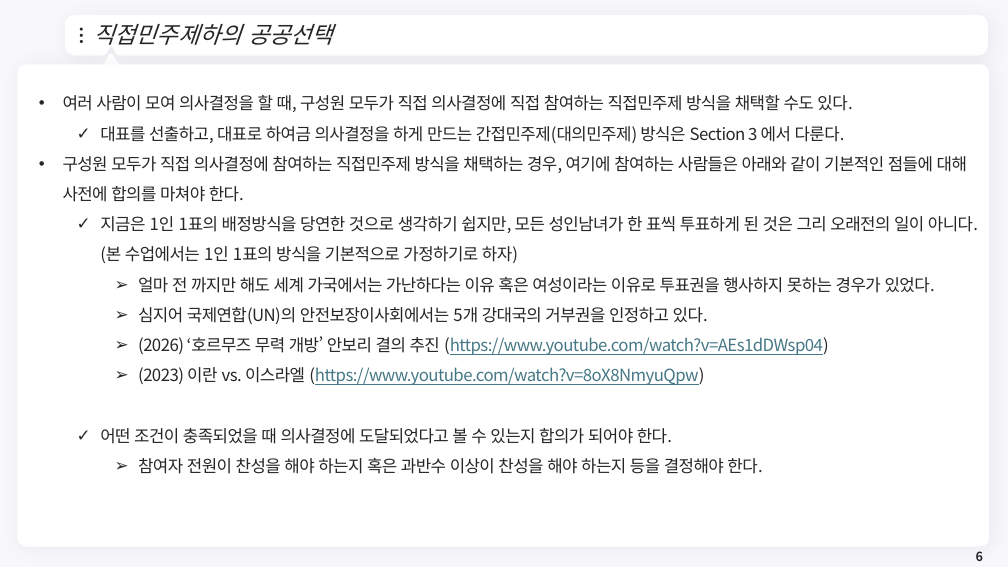
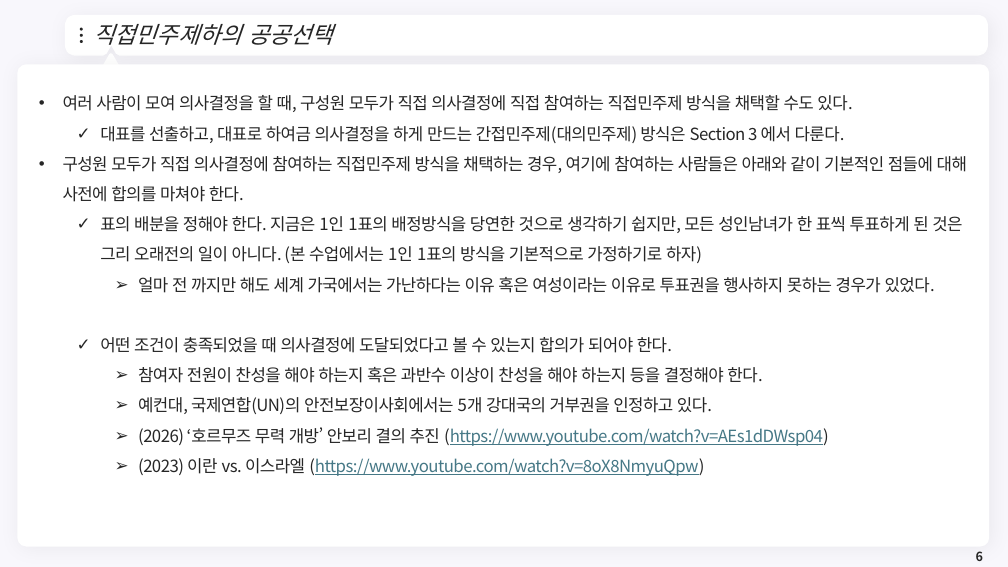
Before and after one commit to meandthey/Teaching, a slide deck: slide 6 of 재정학/01_Lectures/재정학_Chapter_5.pptx. Drawn at 1008x567 pixels with LibreOffice and Linux fonts; fonts in the diff are those of the drawing; background and template pictures are left out. Boxes give left, top, right and bottom in pixels: in the first picture for what was removed or moved away, otherwise in the second. Text is boxed around its words. In the diff, an @@ line names an element or a change of style, - is before the commit and + after.

```diff
--- a/재정학/01_Lectures/재정학_Chapter_5.pptx
+++ b/재정학/01_Lectures/재정학_Chapter_5.pptx
@@ text at <box>100,216,962,263</box>: text changed @@
-  ✓ 지금은 1인 1표의 배정방식을 당연한 것으로 생각하기 쉽지만, 모든 성인남녀가 한 표씩 투표하게 된 것은 그리 오래전의 일이 아니다. (본 수업에서는 1인 1표의 방식을 기본적으로 가정하기로 하자)
+  ✓ 표의 배분을 정해야 한다. 지금은 1인 1표의 배정방식을 당연한 것으로 생각하기 쉽지만, 모든 성인남녀가 한 표씩 투표하게 된 것은 그리 오래전의 일이 아니다. (본 수업에서는 1인 1표의 방식을 기본적으로 가정하기로 하자)
@@ text at <box>100,337,762,414</box>: text changed @@
-    ➢ 심지어 국제연합(UN)의 안전보장이사회에서는 5개 강대국의 거부권을 인정하고 있다.
+  ✓ 어떤 조건이 충족되었을 때 의사결정에 도달되었다고 볼 수 있는지 합의가 되어야 한다.
+    ➢ 참여자 전원이 찬성을 해야 하는지 혹은 과반수 이상이 찬성을 해야 하는지 등을 결정해야 한다.
+    ➢ 예컨대, 국제연합(UN)의 안전보장이사회에서는 5개 강대국의 거부권을 인정하고 있다.
@@ text at <box>100,428,762,474</box>: paragraphs removed @@
-  ✓ 어떤 조건이 충족되었을 때 의사결정에 도달되었다고 볼 수 있는지 합의가 되어야 한다.
-    ➢ 참여자 전원이 찬성을 해야 하는지 혹은 과반수 이상이 찬성을 해야 하는지 등을 결정해야 한다.
```
Also in this commit, not shown: 1 other file.
